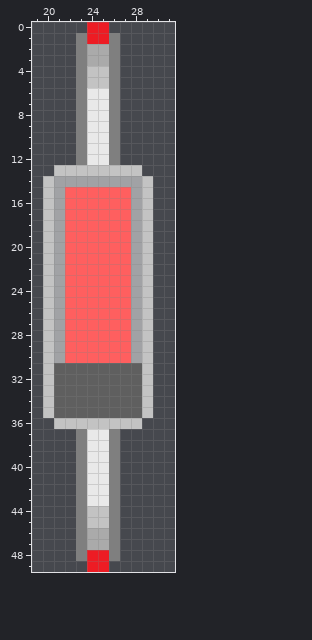
Edited in one commit: pixel-art sprite (UCBeditor/element/solid/D/DO-35.png). This is how it looked before the edit.
The file is 50x50 pixels. Colours within 5 levels of each other are drawn and written as one. Shown: x 19..31, y 0..49.
The result:
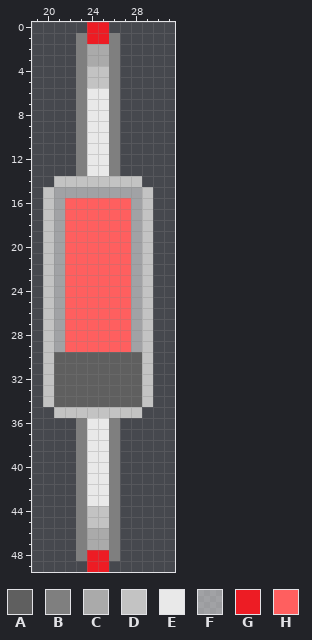
Palette (. is transparent): A #5f5f5f  B #7f7f7f  C #aaaaaa  D #c3c3c3  E #e9e9e9  F #fdfdfd7f  G #ed1c24  H #ff5f5f
Edits made:
Colour F becomes colour A in row 30 at x 21 and 28.
Colour H becomes colour A in row 30 at x 22 to 27.
Colour D becomes colour B in row 13 at x 23 and 26; in row 36 at x 23 and 26.
Colour A becomes colour D in row 35 at x 21 to 28.
Colour F becomes colour D in row 14 at x 21 to 28.
Colour D becomes colour E in row 13 at x 24 to 25; in row 36 at x 24 to 25.
Colour H becomes colour F in row 15 at x 22 to 27.
Colour D is gone in row 13 at x 21 to 22 and 27 to 28; in row 14 at x 20 and 29; in row 35 at x 20 and 29; in row 36 at x 21 to 22 and 27 to 28.
